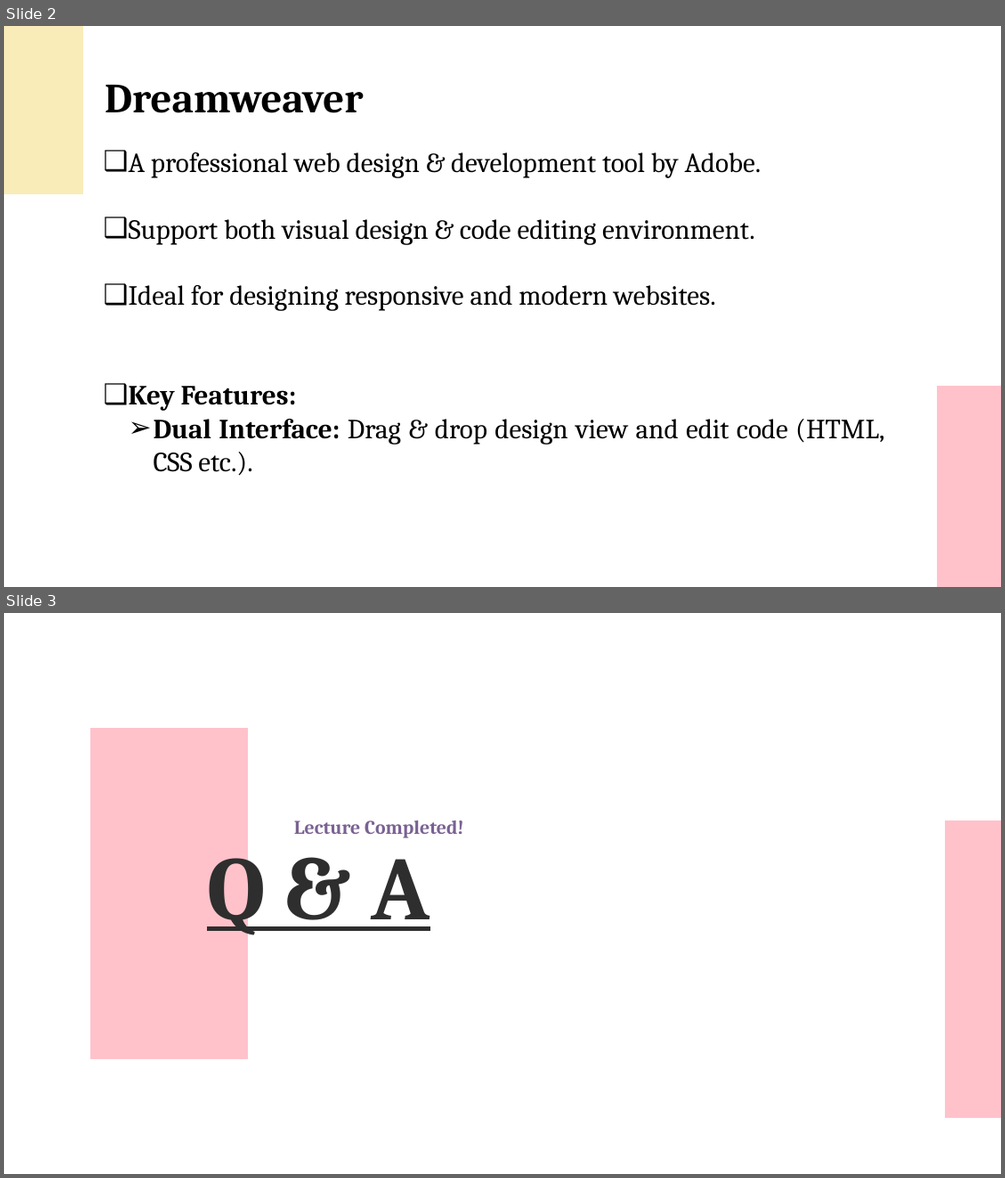
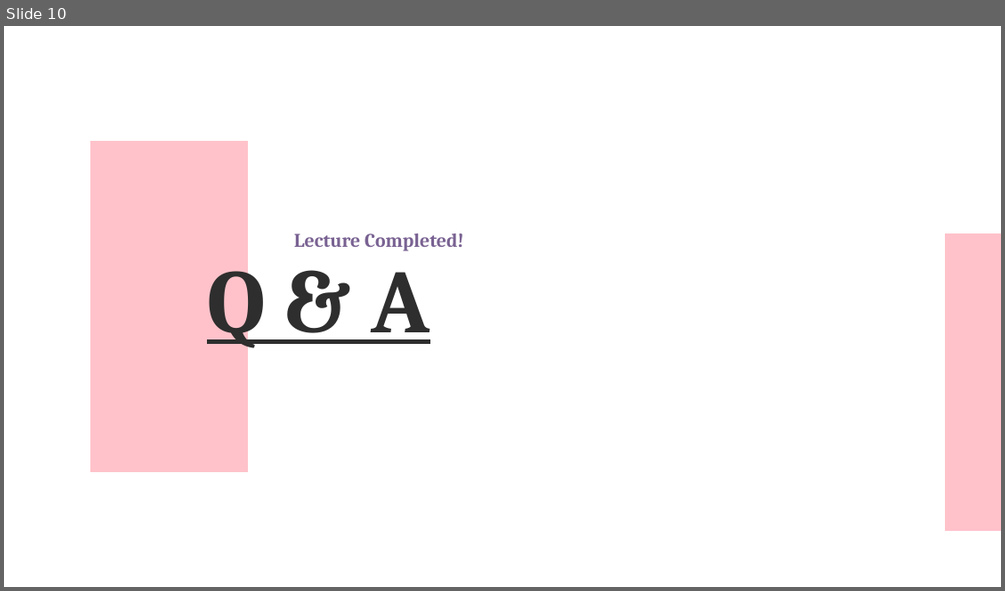
Before and after one commit to UKhayam/Web-Design-Web-Programming, a slide deck: Web-Lecture-05.pptx. Shown one above the other, each under a label of ours: slides 2 and 3 before the commit, slide 10 after it. The pictures are 1005x1178 and 1005x591 pixels, drawn with LibreOffice and Linux fonts; fonts in the diff are those of the drawing. Boxes give left, top, right and bottom in pixels: in the first picture for what was removed or moved away, otherwise in the second. Text is boxed around its words. In the diff, an @@ line names an element or a change of style, - is before the commit and + after.

```diff
--- a/Web-Lecture-05.pptx
+++ b/Web-Lecture-05.pptx
@@ slide 2 removed at <box>4,26,1001,587</box>, background #FFFFFF @@
@@ freeform shape removed at <box>4,26,82,194</box> @@
@@ text removed at <box>105,85,363,113</box> @@
-Dreamweaver
@@ text removed at <box>129,152,884,475</box> @@
-❑ A professional web design & development tool by Adobe.
-❑ Support both visual design & code editing environment.
-❑ Ideal for designing responsive and modern websites.
-❑ Key Features:
-  ➢ Dual Interface: Drag & drop design view and edit code (HTML, CSS etc.).
@@ freeform shape removed at <box>937,386,1001,587</box> @@
@@ what was slide 3 is now slide 10 @@
```
Also in this commit, not shown: 1 slide changed, 8 slides added, 4 other files.
